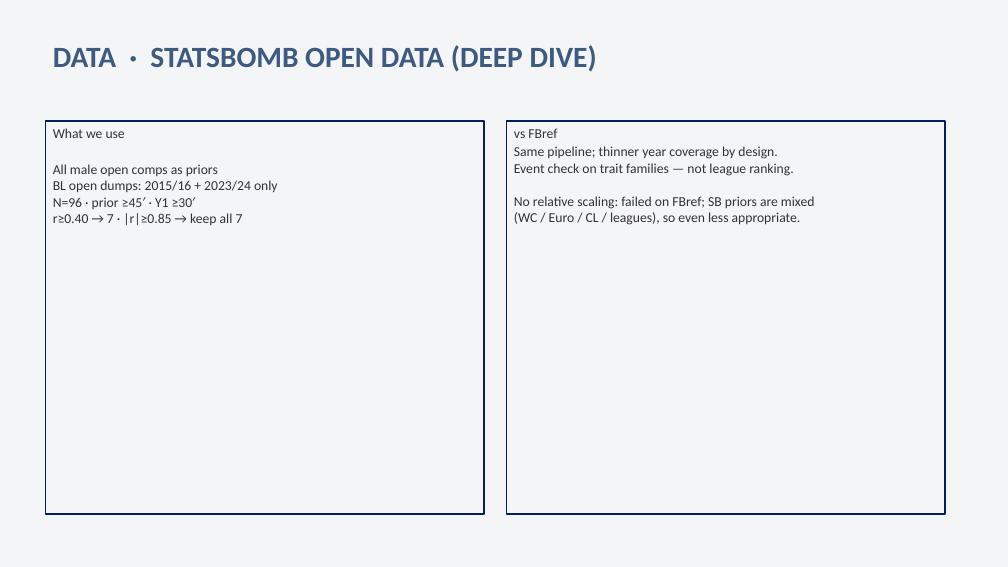
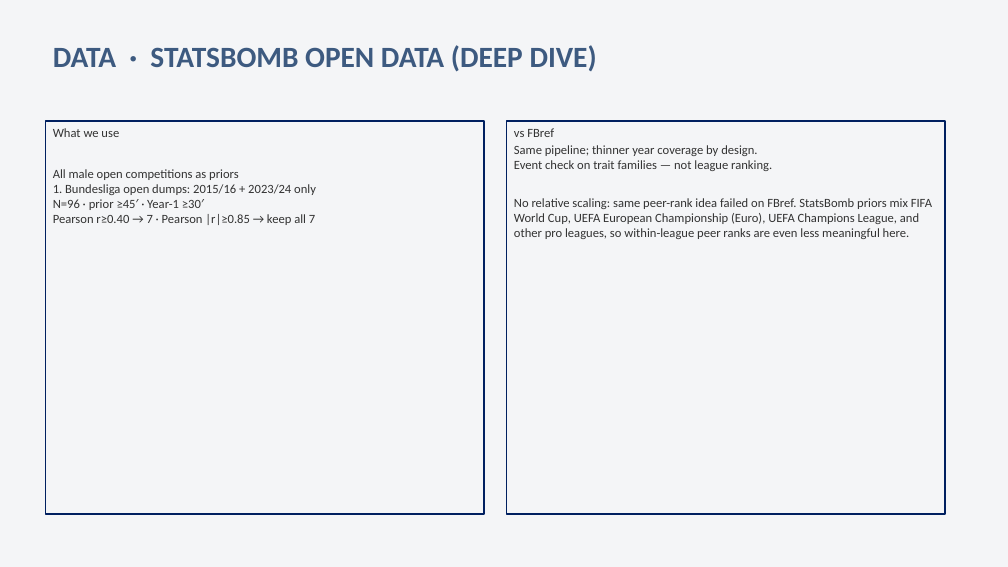
Before and after one commit to colbymorris08/bundesliga-transfer-traits, a slide deck: slide 6 of bundesliga_transfer_traits.pptx. Drawn at 1008x567 pixels with LibreOffice and Linux fonts; fonts in the diff are those of the drawing. Boxes give left, top, right and bottom in pixels: in the first picture for what was removed or moved away, otherwise in the second. Text is boxed around its words. In the diff, an @@ line names an element or a change of style, - is before the commit and + after.

```diff
--- a/bundesliga_transfer_traits.pptx
+++ b/bundesliga_transfer_traits.pptx
@@ text in rectangle at [53, 128, 119, 137]: size 13 to 12 pt in "What we use" @@
@@ text in rectangle at [514, 128, 772, 171]: size 13 to 12 pt in "vs FBref", "Same pipeline; thinner year coverage by design.", "Event check on trait families — not ..." @@
@@ text in rectangle at [53, 169, 316, 225]: text changed; size 13 to 12 pt @@
-All male open comps as priors
-BL open dumps: 2015/16 + 2023/24 only
-N=96 · prior ≥45′ · Y1 ≥30′
-r≥0.40 → 7 · |r|≥0.85 → keep all 7
+All male open competitions as priors
+1. Bundesliga open dumps: 2015/16 + 2023/24 only
+N=96 · prior ≥45′ · Year-1 ≥30′
+Pearson r≥0.40 → 7 · Pearson |r|≥0.85 → keep all 7
@@ text in rectangle at [514, 198, 932, 239]: text changed; size 13 to 12 pt @@
-No relative scaling: failed on FBref; SB priors are mixed
-(WC / Euro / CL / leagues), so even less appropriate.
+No relative scaling: same peer-rank idea failed on FBref. StatsBomb priors mix FIFA World Cup, UEFA European Championship (Euro), UEFA Champions League, and other pro leagues, so within-league peer ranks are even less meaningful here.
```
Also in this commit, not shown: 15 other slides changed, 1 slide added, 2 other files.
